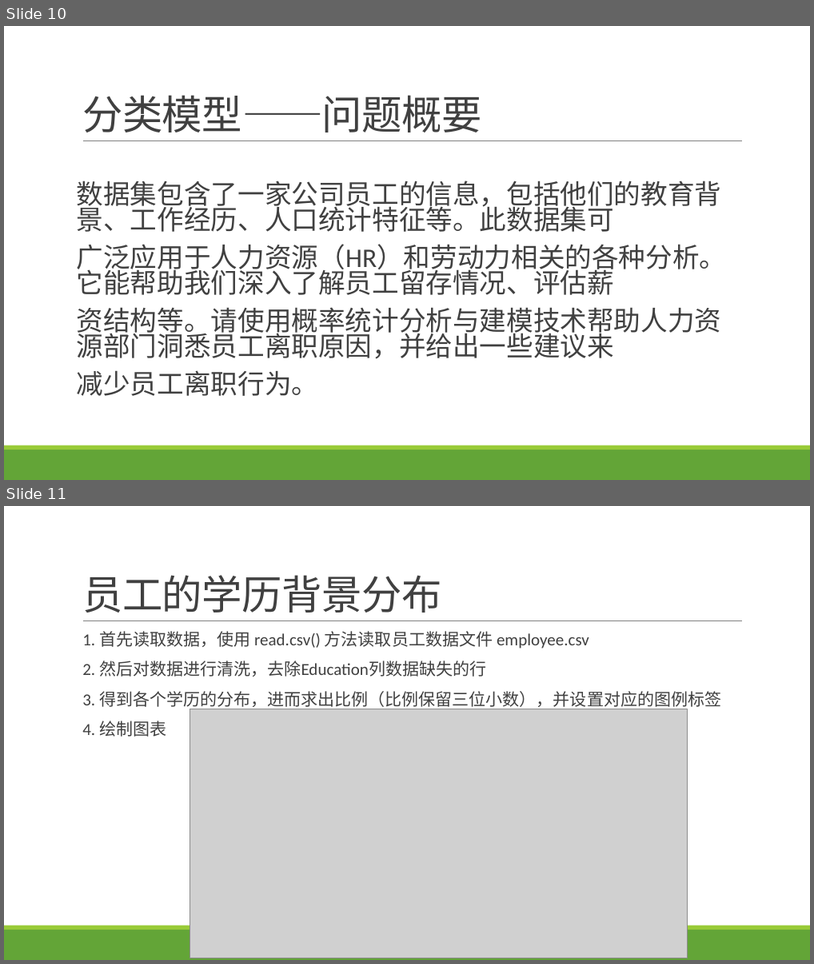
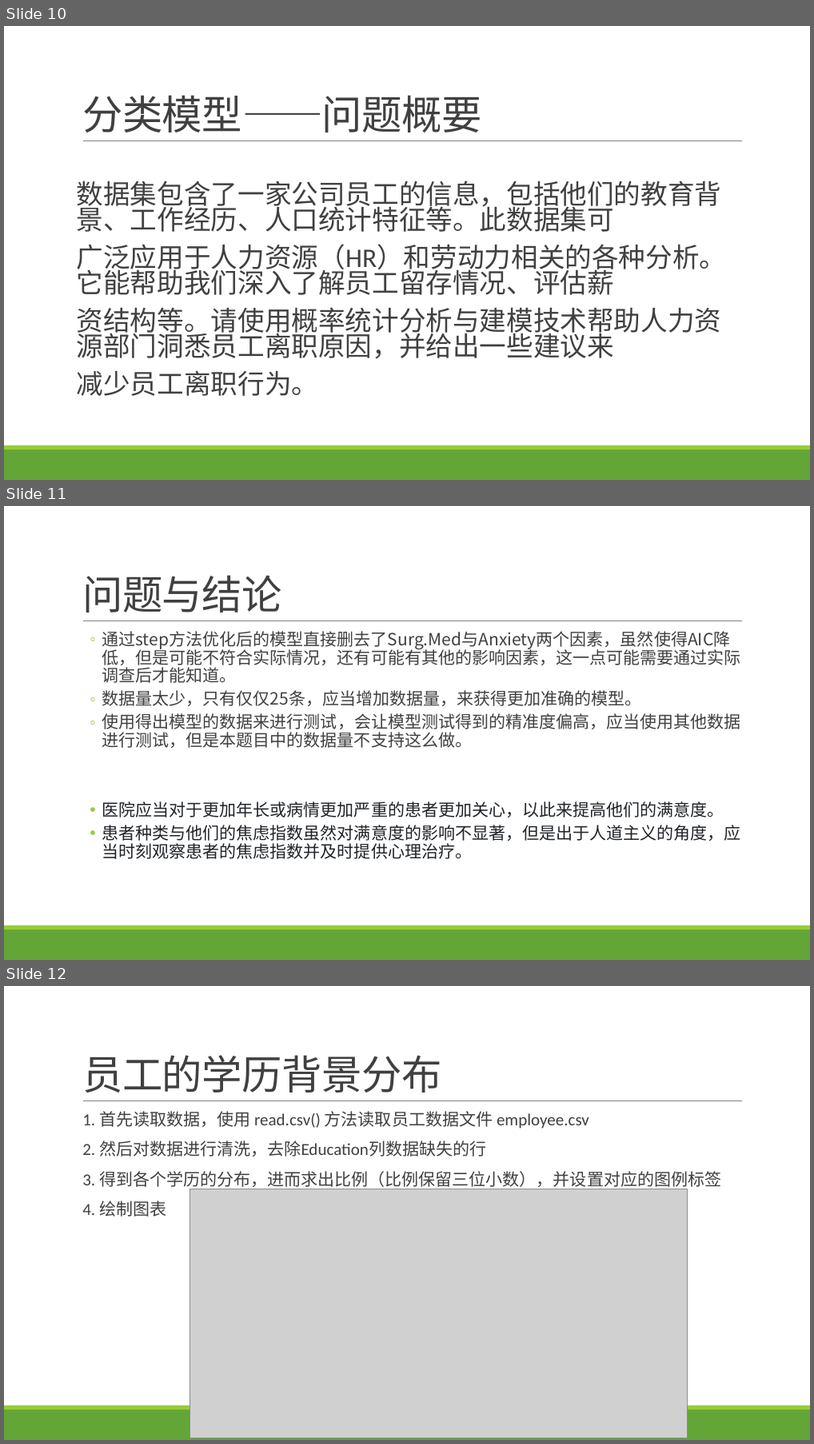
Before and after one commit to CH4MBER/statistical-analysis-and-modeling-Final-project, a slide deck: 报告/统计分析与建模期末汇报PPT.pptx. Shown one above the other, each under a label of ours: slides 10 and 11 before the commit, slides 10, 11 and 12 after it. The pictures are 814x964 and 814x1444 pixels, drawn with LibreOffice and Linux fonts; fonts in the diff are those of the drawing; grey boxes stand for pictures. Boxes give left, top, right and bottom in pixels: in the first picture for what was removed or moved away, otherwise in the second. Text is boxed around its words. In the diff, an @@ line names an element or a change of style, - is before the commit and + after.

```diff
--- a/报告/统计分析与建模期末汇报PPT.pptx
+++ b/报告/统计分析与建模期末汇报PPT.pptx
@@ slide 11 added at box(4, 506, 810, 960), background #FFFFFF; not listed: 3 template elements that a slide beside it also shows @@
@@ title added at box(82, 575, 282, 612), 48 pt, text #404040 @@
+问题与结论
@@ text added at box(102, 631, 742, 859), 20 pt, text #404040 @@
+  ◦ 通过step方法优化后的模型直接删去了Surg.Med与Anxiety两个因素，虽然使得AIC降低，但是可能不符合实际情况，还有可能有其他的影响因素，这一点可能需要通过实际调查后才能知道。
+  ◦ 数据量太少，只有仅仅25条，应当增加数据量，来获得更加准确的模型。
+  ◦ 使用得出模型的数据来进行测试，会让模型测试得到的精准度偏高，应当使用其他数据进行测试，但是本题目中的数据量不支持这么做。
+  • 医院应当对于更加年长或病情更加严重的患者更加关心，以此来提高他们的满意度。
+  • 患者种类与他们的焦虑指数虽然对满意度的影响不显著，但是出于人道主义的角度，应当时刻观察患者的焦虑指数并及时提供心理治疗。
@@ what was slide 11 is now slide 12 @@
```
Also in this commit, not shown: 5 slides changed.
